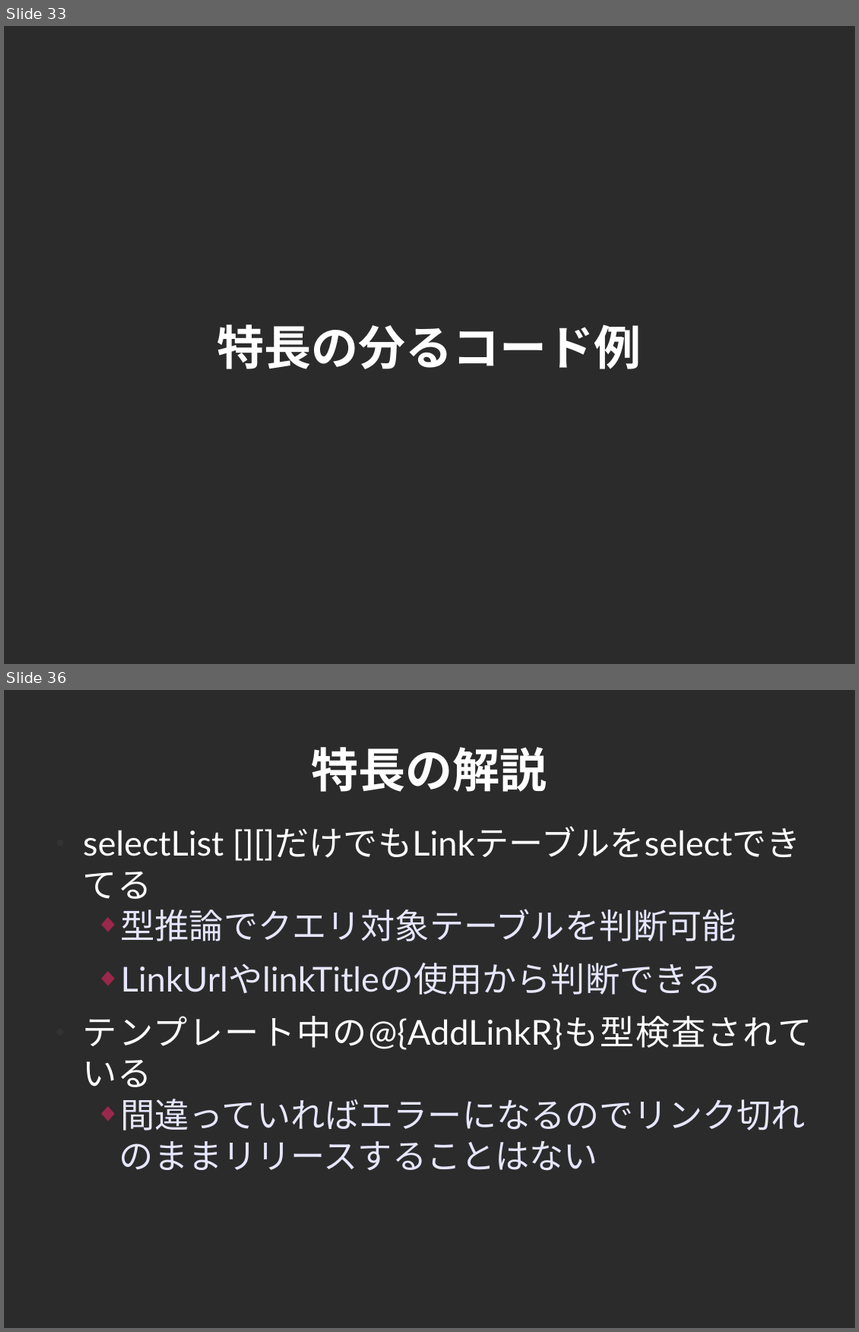
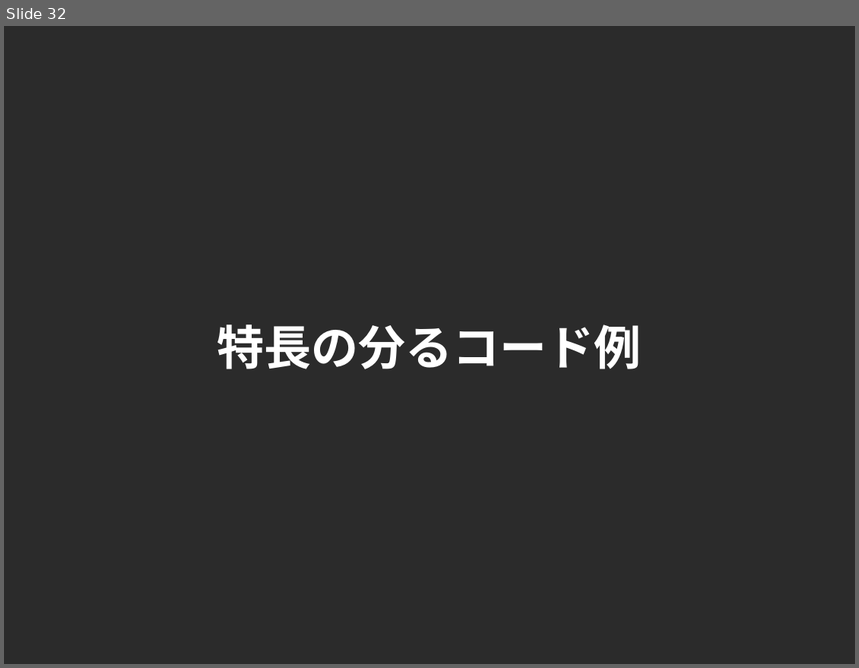
Before and after one commit to cutsea110/cross-slide, a slide deck: CROSS-Yesod.odp. Shown one above the other, each under a label of ours: slides 33 and 36 before the commit, slide 32 after it; the slides between them are not shown. The pictures are 859x1332 and 859x668 pixels, drawn with LibreOffice and Linux fonts; fonts in the diff are those of the drawing; background and template pictures are left out; a plain dark background stands for a picture behind light text. Boxes give left, top, right and bottom in pixels: in the first picture for what was removed or moved away, otherwise in the second. Text is boxed around its words. In the diff, an @@ line names an element or a change of style, - is before the commit and + after.

```diff
--- a/CROSS-Yesod.odp
+++ b/CROSS-Yesod.odp
@@ slide 36 removed at <box>4,690,855,1328</box>, background picture (left out) @@
@@ title removed at <box>312,747,547,792</box> @@
-特長の解説
@@ text removed at <box>83,826,813,1171</box> @@
-● selectList [][]だけでもLinkテーブルをselectできてる
-  ◆ 型推論でクエリ対象テーブルを判断可能
-  ◆ LinkUrlやlinkTitleの使用から判断できる
-● テンプレート中の@{AddLinkR}も型検査されている
-  ◆ 間違っていればエラーになるのでリンク切れのままリリースすることはない
@@ what was slide 33 is now slide 32 @@
```
Also in this commit, not shown: 24 slides changed, 1 other slide removed, 1 other file.
